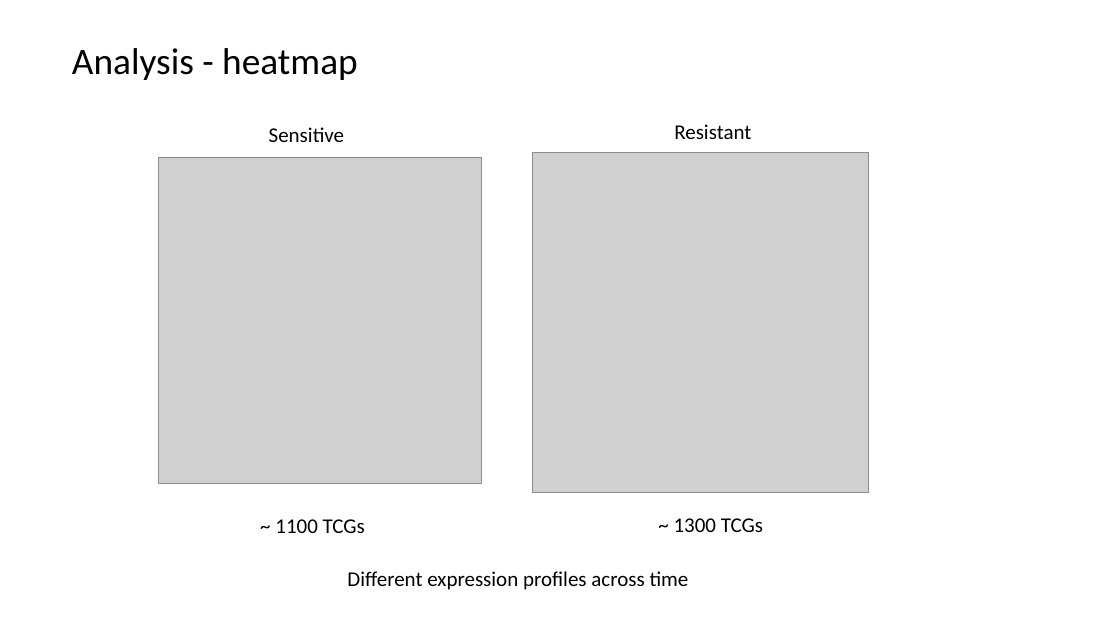
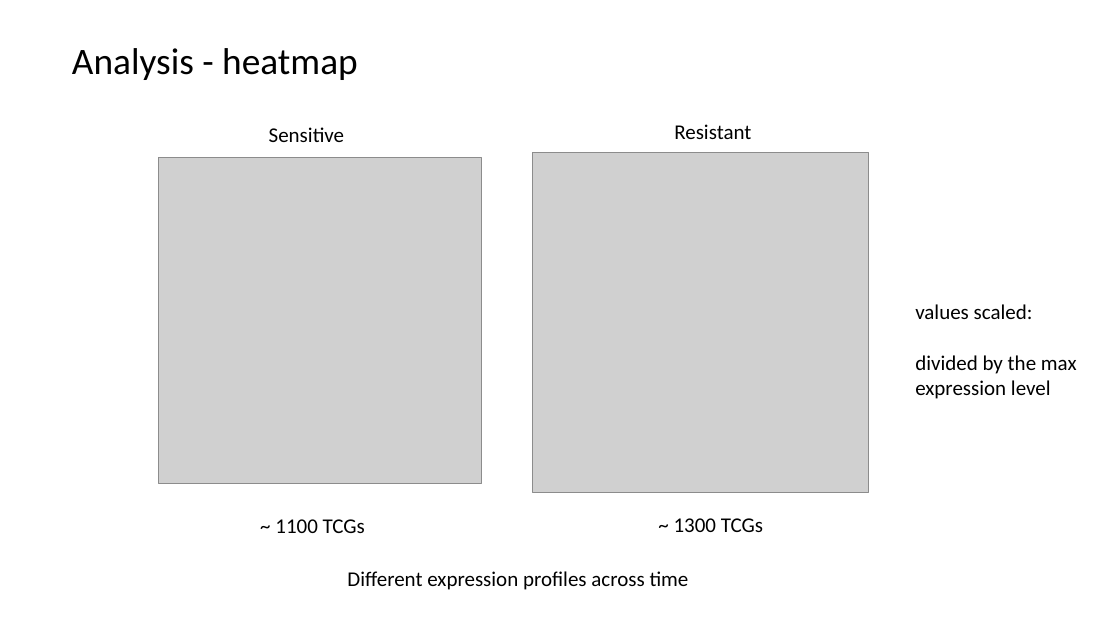
Before and after one commit to georgedashen/ANGSD_final, a slide deck: slide 18 of ANGSD_final.pptx (slide 19 before the commit). Drawn at 1120x630 pixels with LibreOffice and Linux fonts; fonts in the diff are those of the drawing; grey boxes stand for pictures. Boxes give left, top, right and bottom in pixels: in the first picture for what was removed or moved away, otherwise in the second. Text is boxed around its words. In the diff, an @@ line names an element or a change of style, - is before the commit and + after.

```diff
--- a/ANGSD_final.pptx
+++ b/ANGSD_final.pptx
@@ text added at [915,304,1077,399], 18 pt, text #000000 @@
+values scaled:
+divided by the max
+expression level
```
Also in this commit, not shown: 8 other slides changed, 4 slides added, 1 other file.
